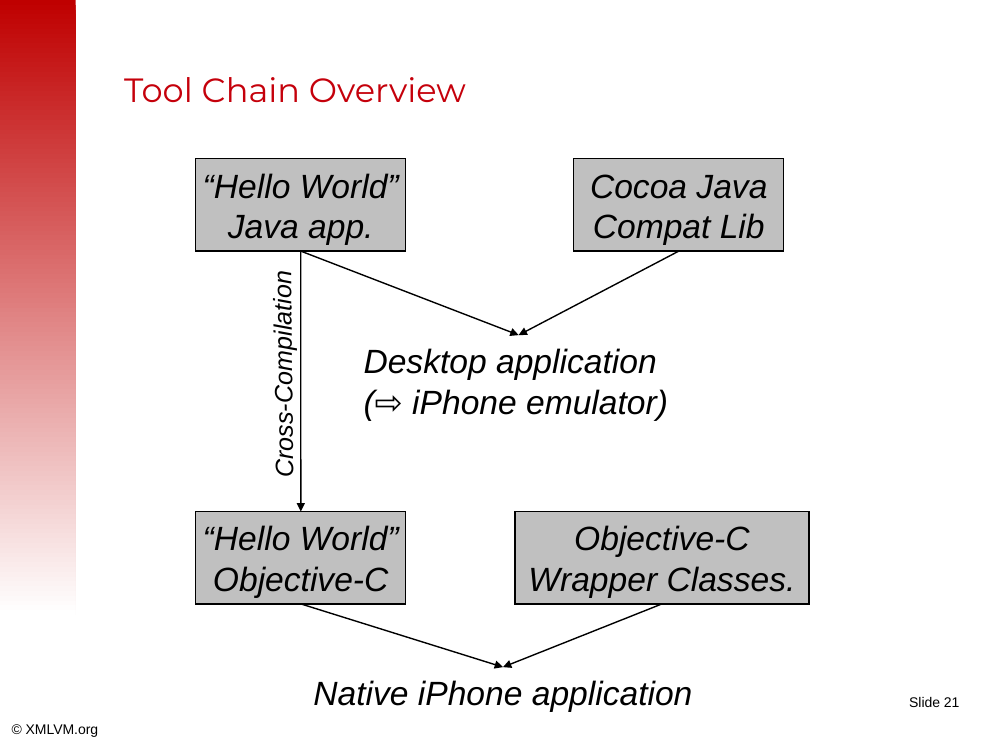
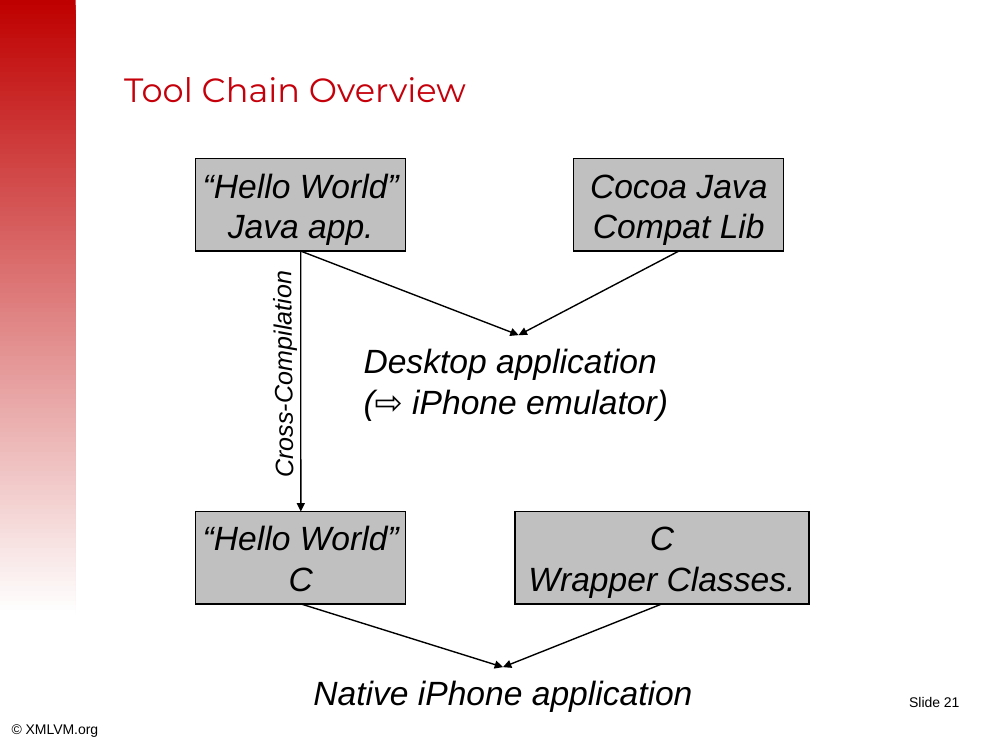
Before and after one commit to tisoft/xmlvm, a slide deck: slide 21 of doc/slides/android2iphone-master.odp. Drawn at 1008x756 pixels with LibreOffice and Linux fonts; fonts in the diff are those of the drawing; background and template pictures are left out. Boxes give left, top, right and bottom in pixels: in the first picture for what was removed or moved away, otherwise in the second. Text is boxed around its words. In the diff, an @@ line names an element or a change of style, - is before the commit and + after.

```diff
--- a/doc/slides/android2iphone-master.odp
+++ b/doc/slides/android2iphone-master.odp
@@ text in rectangle at (650,526,674,551): text changed @@
-Objective-C
+C
@@ text in rectangle at (289,567,313,592): text changed @@
-Objective-C
+C
```
Also in this commit, not shown: 15 other slides changed, 1 slide added.
